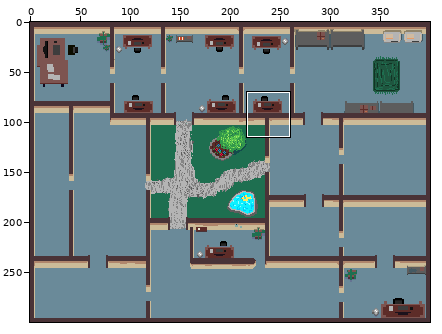
Two states of a sprite sheet, Assets/Sprites/Walls.png. Above: a wide view before the commit, with the close-up outlined.
Close-up. The starting point:
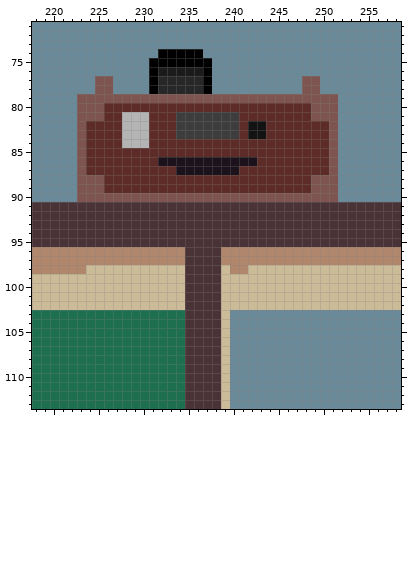
The file is 400x300 pixels. Colours within 5 levels of each other are drawn and written as one. Shown: x 218..258, y 71..113. The commit also changed other parts of the picture, which this record leaves out.
Once edited:
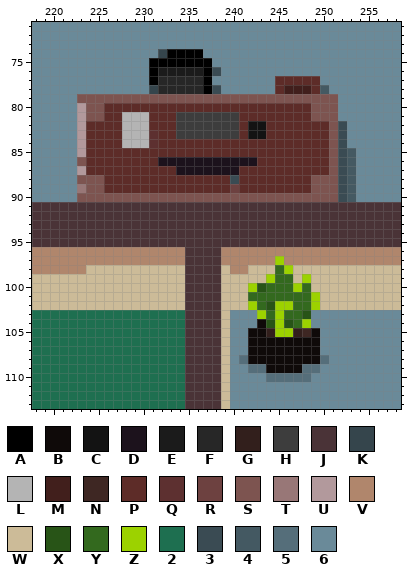
Palette (. is transparent): A #000000  B #0f0a09  C #131313  D #1c121c  E #1b1b1b  F #272727  G #321f1c  H #3d3d3d  J #4a3337  K #35454c  L #b4b4b4  M #411f1c  N #3e2723  P #5d2c28  Q #5d3030  R #6d4140  S #7d5450  T #987777  U #b2999c  V #b0866c  W #ccbb98  X #285417  Y #33691e  Z #9cd200  2 #1e6f50  3 #3a4b53  4 #445962  5 #556e7a  6 #6a8a99
Difference:
Changed rows in their new state; - is an unchanged pixel.
first column x 223:
 74 ---------K---------------------
 76 ---------------3---------------
 77 --66------------------PPPPP----
 78 --66----K------3------PMMMP4---
 80 U------------------------------
 81 U------------------------------
 82 U----------------------------3-
 83 U-------Q--------------------3-
 84 U-------Q--------------------3-
 85 U----------------------------34
 86 -----------------------------34
 87 U----------------------------34
 88 -----------------3-----------34
 89 T----------------R-----------34
 90 -----------------------------34
first column x 241:
 97 ----Z-----
 98 ----YZ----
 99 ---ZYY-Z--
100 -ZXYYYZY--
101 -YYYYYYYZ-
102 -ZYXZZYYZ-
103 --ZYZYYX--
104 --BXZXYZ--
105 -BBGZZGNB-
106 -BBBBBBBB-
107 -BBBBBBBB-
108 5BBBBBBBB5
109 -55BBBB55-
110 ---55555--
Changed places in both close-ups, as pixel boxes (x1, y1, x2, y2):
changed: (149, 49, 167, 94)
changed: (212, 67, 221, 94)
changed: (77, 76, 113, 193)
changed: (275, 76, 356, 202)
changed: (149, 130, 158, 148)
changed: (230, 175, 239, 193)
changed: (239, 256, 329, 382)
